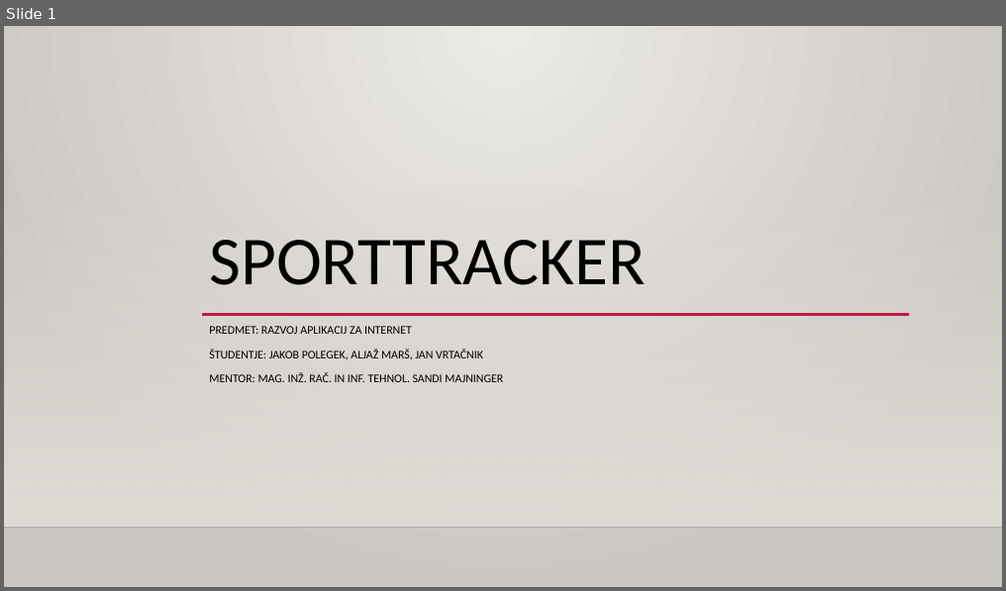
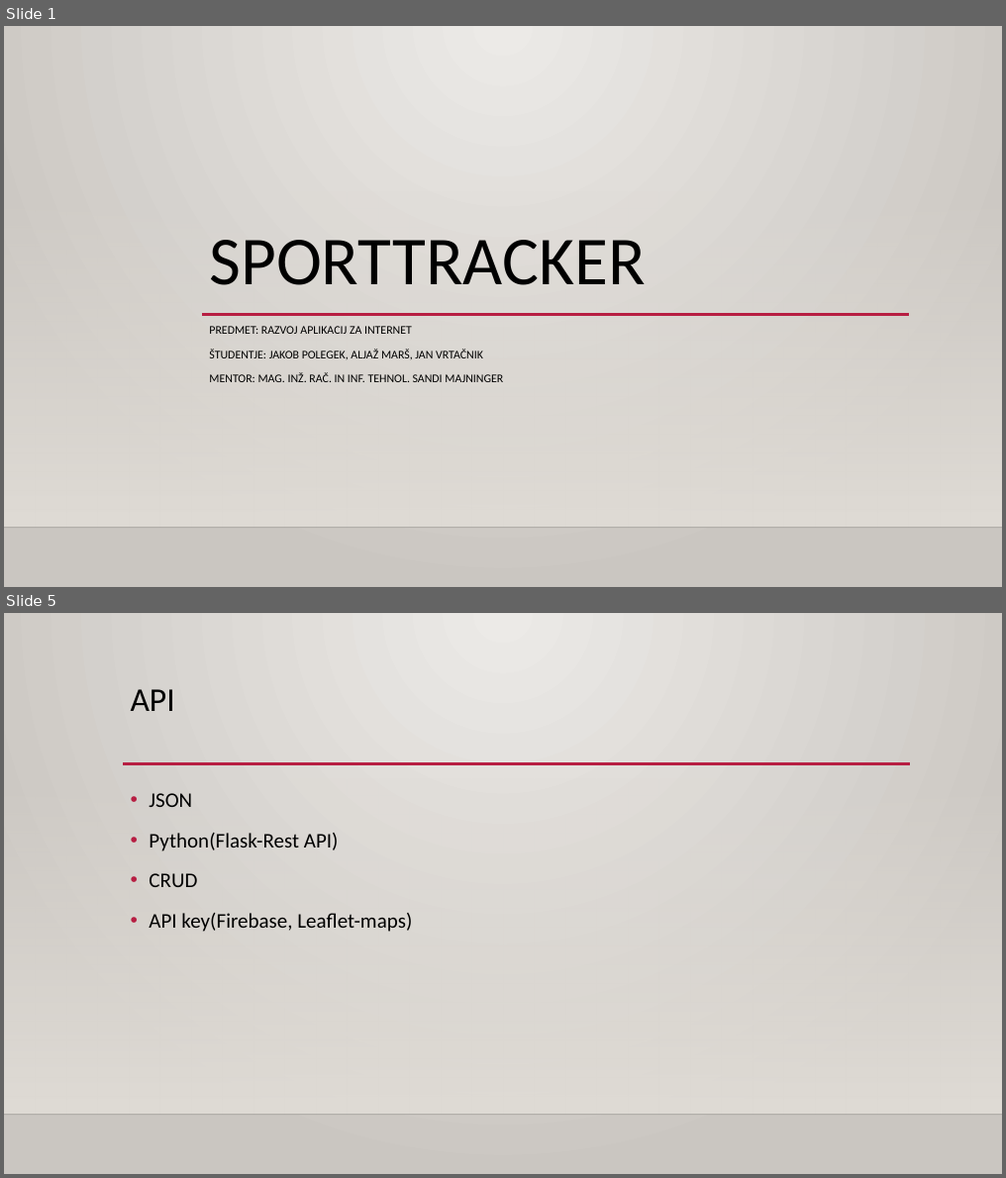
Before and after one commit to jakobpolegek/sporttracker, a slide deck: Sporttracker.pptx. Shown one above the other, each under a label of ours: slide 1 before the commit, slides 1 and 5 after it; the slides between them are not shown. The pictures are 1006x591 and 1006x1178 pixels, drawn with LibreOffice and Linux fonts; fonts in the diff are those of the drawing; background and template pictures are left out. Boxes give left, top, right and bottom in pixels: in the first picture for what was removed or moved away, otherwise in the second. Text is boxed around its words. In the diff, an @@ line names an element or a change of style, - is before the commit and + after.

```diff
--- a/Sporttracker.pptx
+++ b/Sporttracker.pptx
@@ slide 5 added at (x1=4, y1=613, x2=1002, y2=1174), background gradient #ECEAE7 to #CAC7C1; not listed: 2 template elements that a slide beside it also shows @@
@@ title added at (x1=131, y1=689, x2=175, y2=711), 32 pt, text #000000 @@
+API
@@ line added from (123, 764) to (910, 764), #B71E42 2.5 pt @@
@@ text added at (x1=149, y1=793, x2=412, y2=932), 20 pt, text #000000 @@
+• JSON
+• Python(Flask-Rest API)
+• CRUD
+• API key(Firebase, Leaflet-maps)
```
Also in this commit, not shown: 5 other slides added, 1 slide removed.
